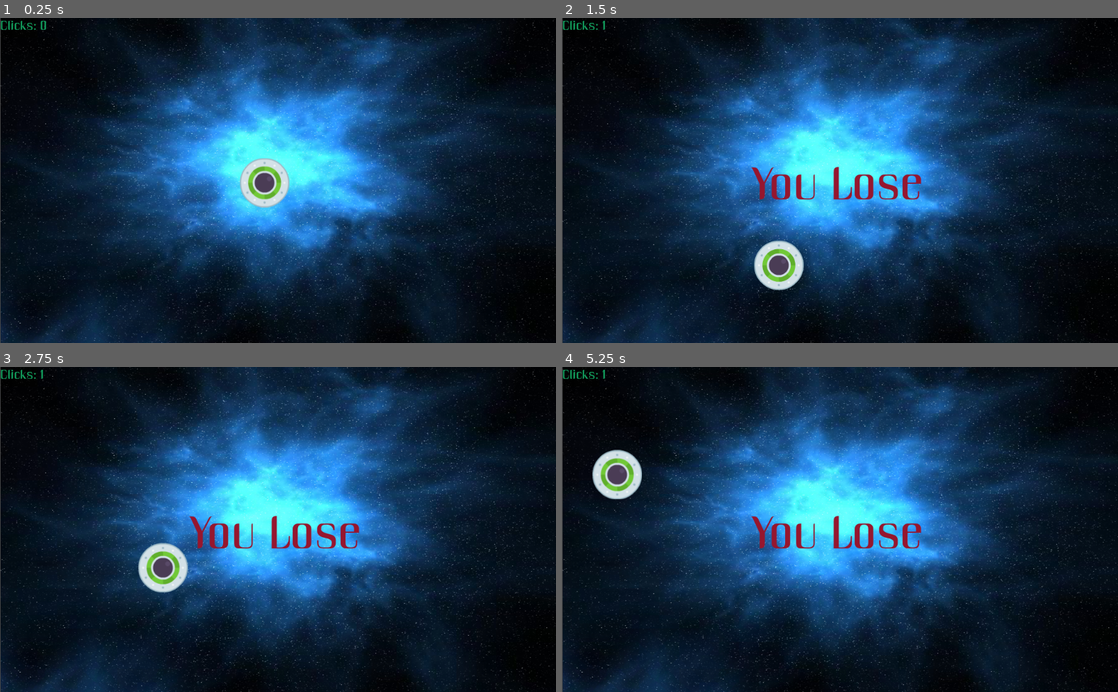
Above: before the commit, frames 1-4 (two rows, left to right).
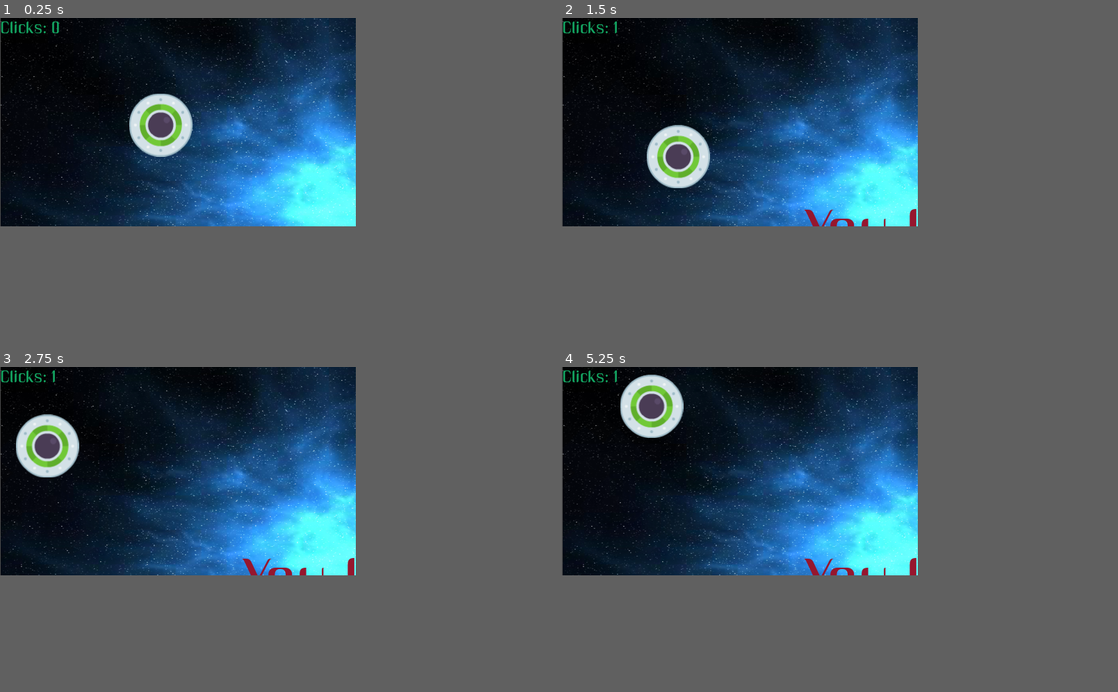
Above: after the commit, the same moments.

Repository: avodhel/Godot-Learn-Projects
Game: Godot game, scene res://Scenes/Main.tscn
Two runs of this game, one before a commit and one after it. Both use one fixed random seed, a clock stepped at 60 frames per second and the inputs below.
Inputs (mouse positions are in pixels of both pictures, inside the frame that each line leads up to):
- Up to frame 1 (0.25 s): no input
- Up to frame 2 (1.5 s): move the mouse to (812, 183) at 0.52 s; click (812, 183) at 0.67 s; move the mouse to (840, 183) at 1.27 s; click (840, 183) at 1.42 s
- Up to frame 3 (2.75 s): move the mouse to (333, 458) at 2.02 s; click (333, 458) at 2.17 s
- Up to frame 4 (5.25 s): move the mouse to (812, 594) at 2.77 s; click (812, 594) at 2.92 s; move the mouse to (1006, 578) at 3.52 s; click (1006, 578) at 3.67 s; move the mouse to (673, 480) at 4.27 s; click (673, 480) at 4.42 s; move the mouse to (867, 529) at 5.02 s; click (867, 529) at 5.17 s
In our replay, the window is 800x468 before the commit and 512x300 after it. These sizes can differ from the game's own. Grey fills any space a smaller window leaves; there, only what the larger window draws over its background counts as a difference.

The runs differ from the first frame. In frame 1, 61% of the frame differs, in the area x 0-100%, y 0-100%; in frame 2, 61%; in frame 3, 63%; in frame 4, 64%.

Commit message:
UFO Click v0.1

Diff:
--- a/UFO Click/project.godot
+++ b/UFO Click/project.godot
@@ -19,6 +19,11 @@
 run/main_scene="res://Scenes/Main.tscn"
 config/icon="res://icon.png"
 
+[display]
+
+window/size/test_width=512
+window/size/test_height=300
+
 [rendering]
 
 quality/driver/driver_name="GLES2"
